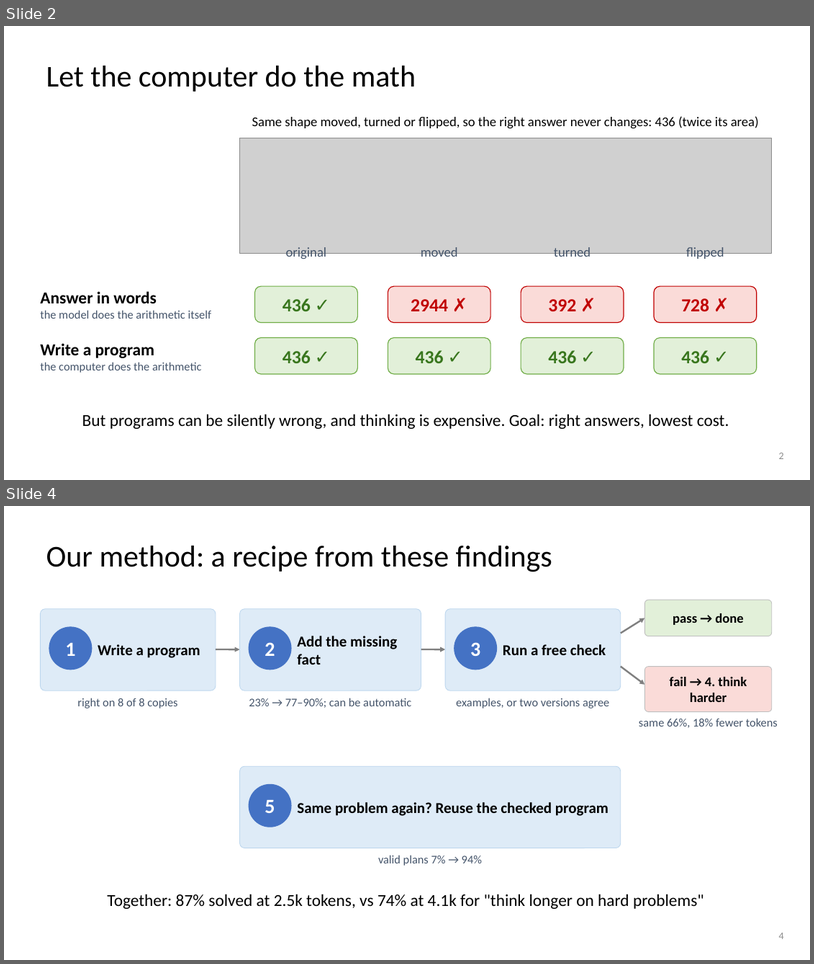
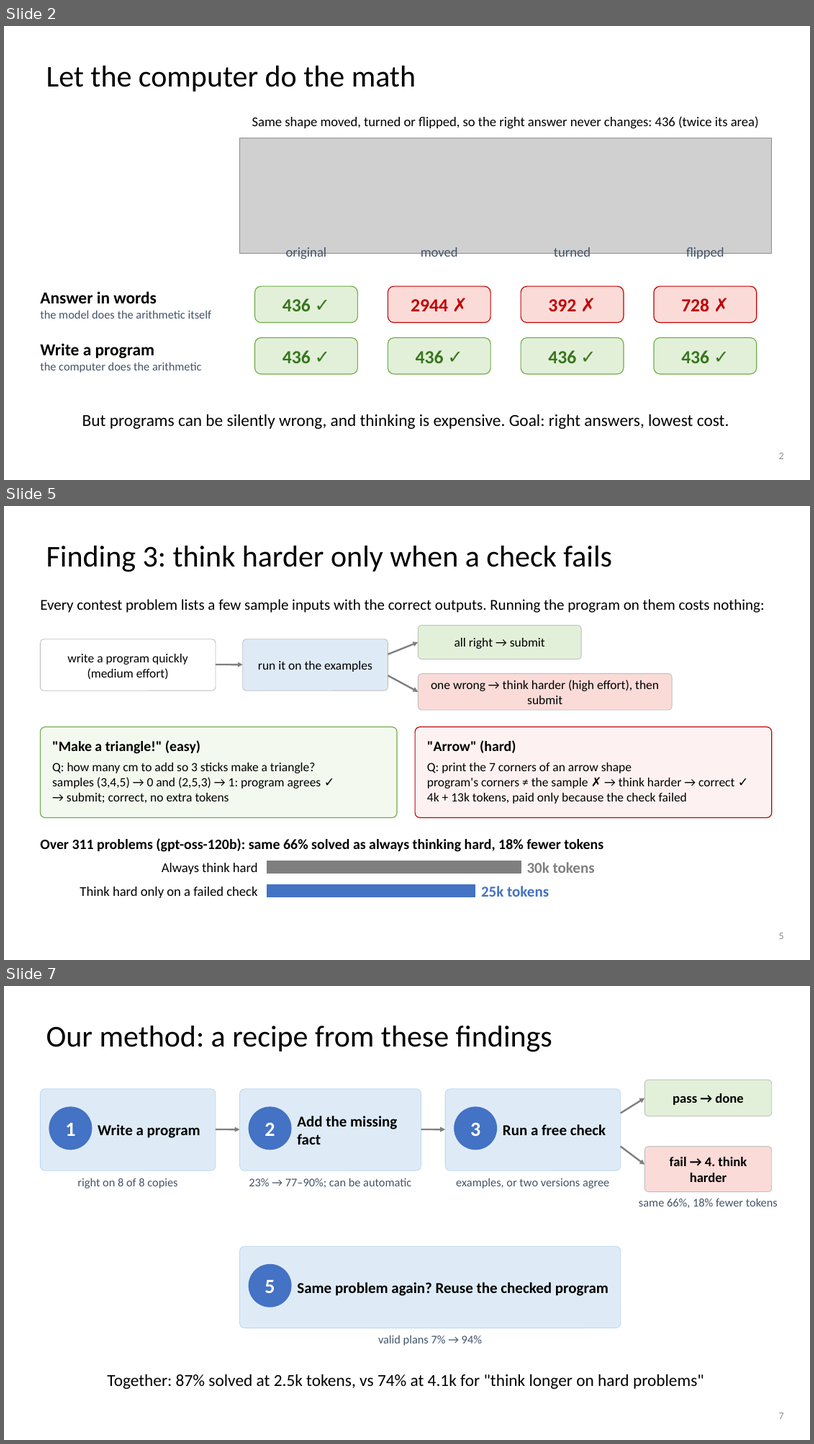
Before and after one commit to dlwns147/CSED490E_Project_Team5, a slide deck: PROPOSAL_slides.pptx. Shown one above the other, each under a label of ours: slides 2 and 4 before the commit, slides 2, 5 and 7 after it; the slides between them are not shown. The pictures are 814x964 and 814x1444 pixels, drawn with LibreOffice and Linux fonts; fonts in the diff are those of the drawing; grey boxes stand for pictures. Boxes give left, top, right and bottom in pixels: in the first picture for what was removed or moved away, otherwise in the second. Text is boxed around its words. In the diff, an @@ line names an element or a change of style, - is before the commit and + after.

```diff
--- a/PROPOSAL_slides.pptx
+++ b/PROPOSAL_slides.pptx
@@ slide 5 added at [4,506,810,960], background #FFFFFF @@
@@ title added at [46,546,612,572], 36 pt, text #000000 @@
+Finding 3: think harder only when a check fails
@@ text added at [40,599,764,613], 18 pt, text #000000 @@
+Every contest problem lists a few sample inputs with the correct outputs. Running the program on them costs nothing:
@@ rounded rectangle added at [419,626,581,659], fill #E2F0D9, outline #BFBFBF 0.75 pt @@
@@ rounded rectangle added at [40,639,216,690], fill #FFFFFF, outline #BFBFBF 0.75 pt @@
@@ text added at [67,654,188,680], 15 pt, text #000000 @@
+write a program quickly (medium effort)
@@ rounded rectangle added at [243,639,388,690], fill #DEEBF7, outline #BFBFBF 0.75 pt @@
@@ arrow added from (388, 654) to (419, 642), #7F7F7F 2 pt @@
@@ text added at [455,638,545,649], 15 pt, text #000000 @@
+all right → submit
@@ arrow added from (216, 664) to (243, 664), #7F7F7F 2 pt @@
@@ text added at [258,661,373,672], 15 pt, text #000000 @@
+run it on the examples
@@ arrow added from (388, 675) to (419, 692), #7F7F7F 2 pt @@
@@ rounded rectangle added at [419,674,672,710], fill #FADBD8, outline #BFBFBF 0.75 pt @@
@@ text added at [431,680,659,704], 15 pt, text #000000 @@
+one wrong → think harder (high effort), then submit
@@ rounded rectangle added at [40,727,397,818], fill #F3F9EF, outline #70AD47 1 pt @@
@@ text added at [52,740,201,754], 17 pt, text #000000, bold @@
+"Make a triangle!" (easy)
@@ rounded rectangle added at [415,727,772,818], fill #FDF2F1, outline #C00000 1 pt @@
@@ text added at [427,740,516,753], 17 pt, text #000000, bold @@
+"Arrow" (hard)
@@ text added at [52,762,322,803], 15 pt, text #000000 @@
+Q: how many cm to add so 3 sticks make a triangle?
+samples (3,4,5) → 0 and (2,5,3) → 1: program agrees ✓
+→ submit; correct, no extra tokens
@@ text added at [427,762,735,803], 15 pt, text #000000 @@
+Q: print the 7 corners of an arrow shape
+program's corners ≠ the sample ✗ → think harder → correct ✓
+4k + 13k tokens, paid only because the check failed
@@ text added at [40,838,604,852], 17 pt, text #000000, bold @@
+Over 311 problems (gpt-oss-120b): same 66% solved as always thinking hard, 18% fewer tokens
@@ text added at [162,862,258,874], 16 pt, text #000000 @@
+Always think hard
@@ rectangle added at [267,860,521,872], fill #7F7F7F, outline #7F7F7F 0.5 pt @@
@@ text added at [527,862,595,872], 18 pt, text #7F7F7F, bold @@
+30k tokens
@@ text added at [80,886,257,898], 16 pt, text #000000 @@
+Think hard only on a failed check
@@ rectangle added at [267,885,476,897], fill #4472C4, outline #4472C4 0.5 pt @@
@@ text added at [481,885,549,896], 18 pt, text #4472C4, bold @@
+25k tokens
@@ page number added at [779,932,784,939], 12 pt, text #8C8C8C @@
+5
@@ what was slide 4 is now slide 7 @@
@@ page number at [779,1412,784,1419]: text changed @@
-4
+7
```
Also in this commit, not shown: 3 slides changed, 10 other slides added, 1 slide removed, 4 other files.
